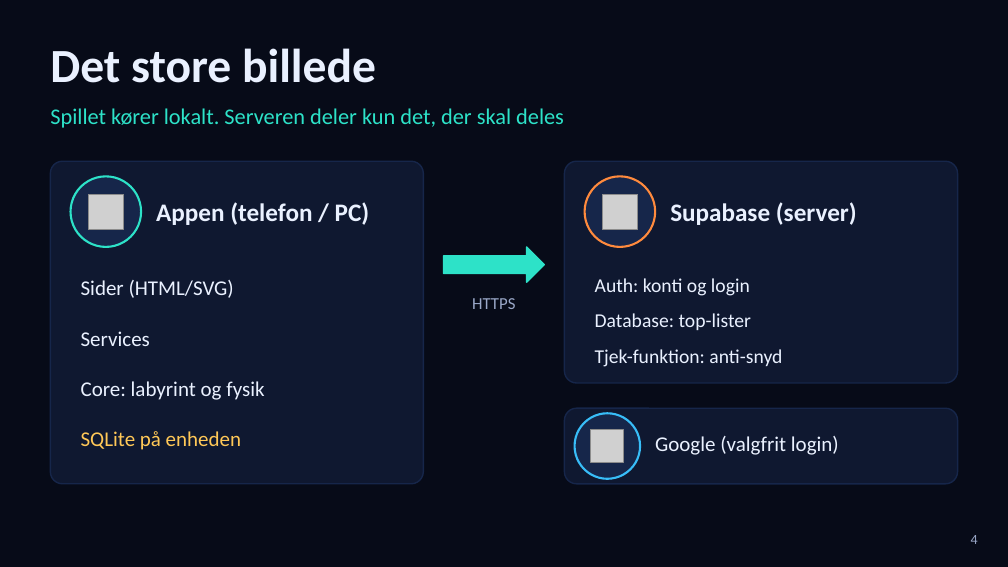
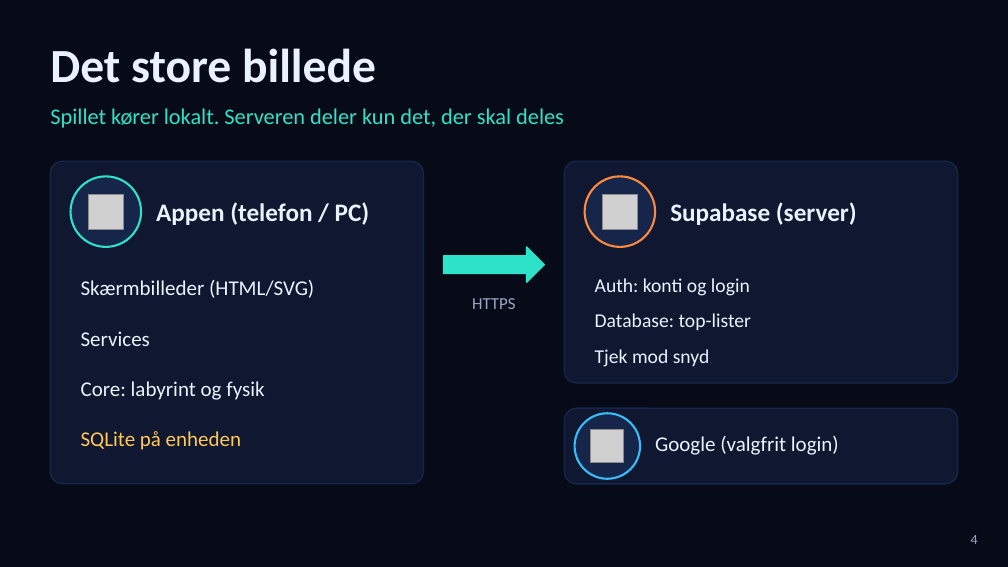
Before and after one commit to RedSkia/TiltMaze, a slide deck: slide 4 of docs/TiltMaze.pptx. Drawn at 1008x567 pixels with LibreOffice and Linux fonts; fonts in the diff are those of the drawing; grey boxes stand for pictures. Boxes give left, top, right and bottom in pixels: in the first picture for what was removed or moved away, otherwise in the second. Text is boxed around its words. In the diff, an @@ line names an element or a change of style, - is before the commit and + after.

```diff
--- a/docs/TiltMaze.pptx
+++ b/docs/TiltMaze.pptx
@@ text at box(81, 280, 314, 298): text changed @@
-Sider (HTML/SVG)
+Skærmbilleder (HTML/SVG)
@@ text at box(595, 349, 710, 367): text changed @@
-Tjek-funktion: anti-snyd
+Tjek mod snyd
```
Also in this commit, not shown: 10 other slides changed, 1 slide removed, 2 other files.
